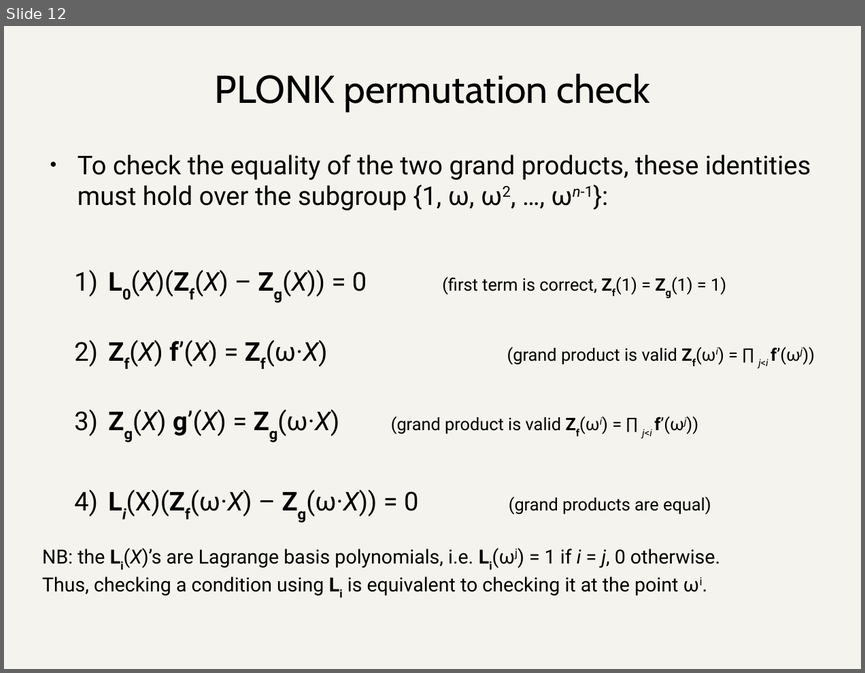
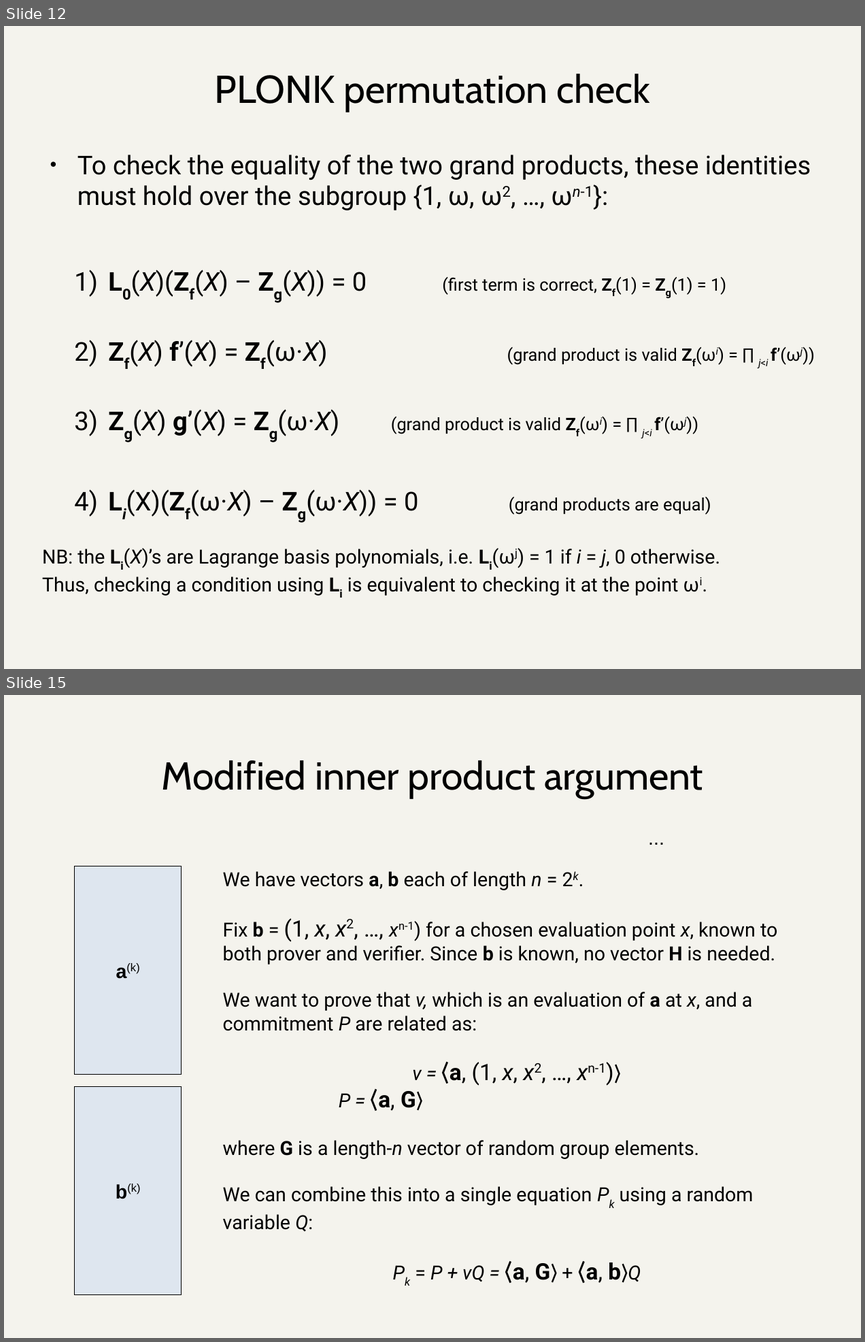
Before and after one commit to daira/halographs, a slide deck: deepdive.odp. Shown one above the other, each under a label of ours: slide 12 before the commit, slides 12 and 15 after it; the slides between them are not shown. The pictures are 865x673 and 865x1342 pixels, drawn with LibreOffice and Linux fonts; fonts in the diff are those of the drawing. Boxes give left, top, right and bottom in pixels: in the first picture for what was removed or moved away, otherwise in the second. Text is boxed around its words. In the diff, an @@ line names an element or a change of style, - is before the commit and + after.

Commit message:
Add detail about modified inner product argument

```diff
--- a/deepdive.odp
+++ b/deepdive.odp
@@ slide 15 added at (4,695,861,1338), background #F4F3ED @@
@@ title added at (162,760,703,798), 36 pt, text #000000 @@
+Modified inner product argument
@@ text added at (640,821,672,851), 18 pt, text #000000 @@
+...
@@ rectangle added at (75,866,182,1074), fill #DEE6EF, outline #000000 0 pt, 18 pt, text #000000 @@
+a(k)
@@ text added at (223,871,777,1283), 18 pt, text #000000 @@
+We have vectors a, b each of length n = 2k.
+Fix b = (1, x, x2, …, xn-1) for a chosen evaluation point x, known to both prover and verifier. Since b is known, no vector H is needed.
+We want to prove that v, which is an evaluation of a at x, and a commitment P are related as:
+v = ⟨a, (1, x, x2, …, xn-1)⟩
+P = ⟨a, G⟩
+where G is a length-n vector of random group elements.
+We can combine this into a single equation Pk using a random variable Q:
+Pk = P + vQ = ⟨a, G⟩ + ⟨a, b⟩Q
@@ rectangle added at (75,1087,182,1295), fill #DEE6EF, outline #000000 0 pt, 18 pt, text #000000 @@
+b(k)
```
Also in this commit, not shown: 7 slides changed, 18 other slides added, 1 slide removed, 1 other file.
